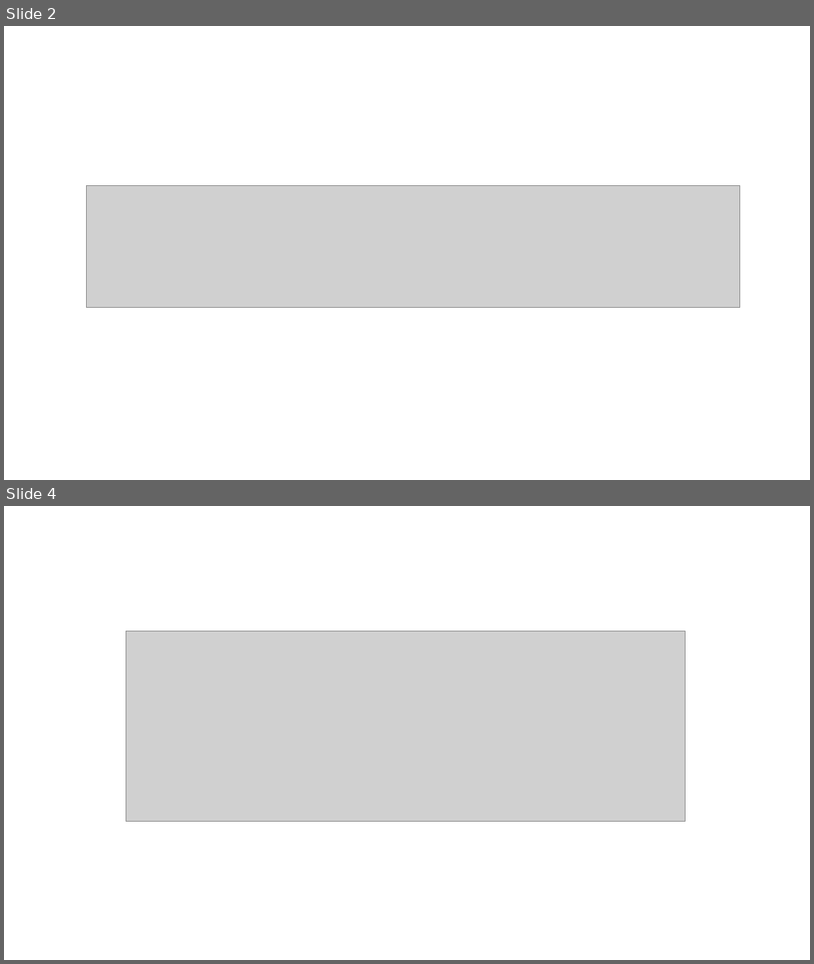
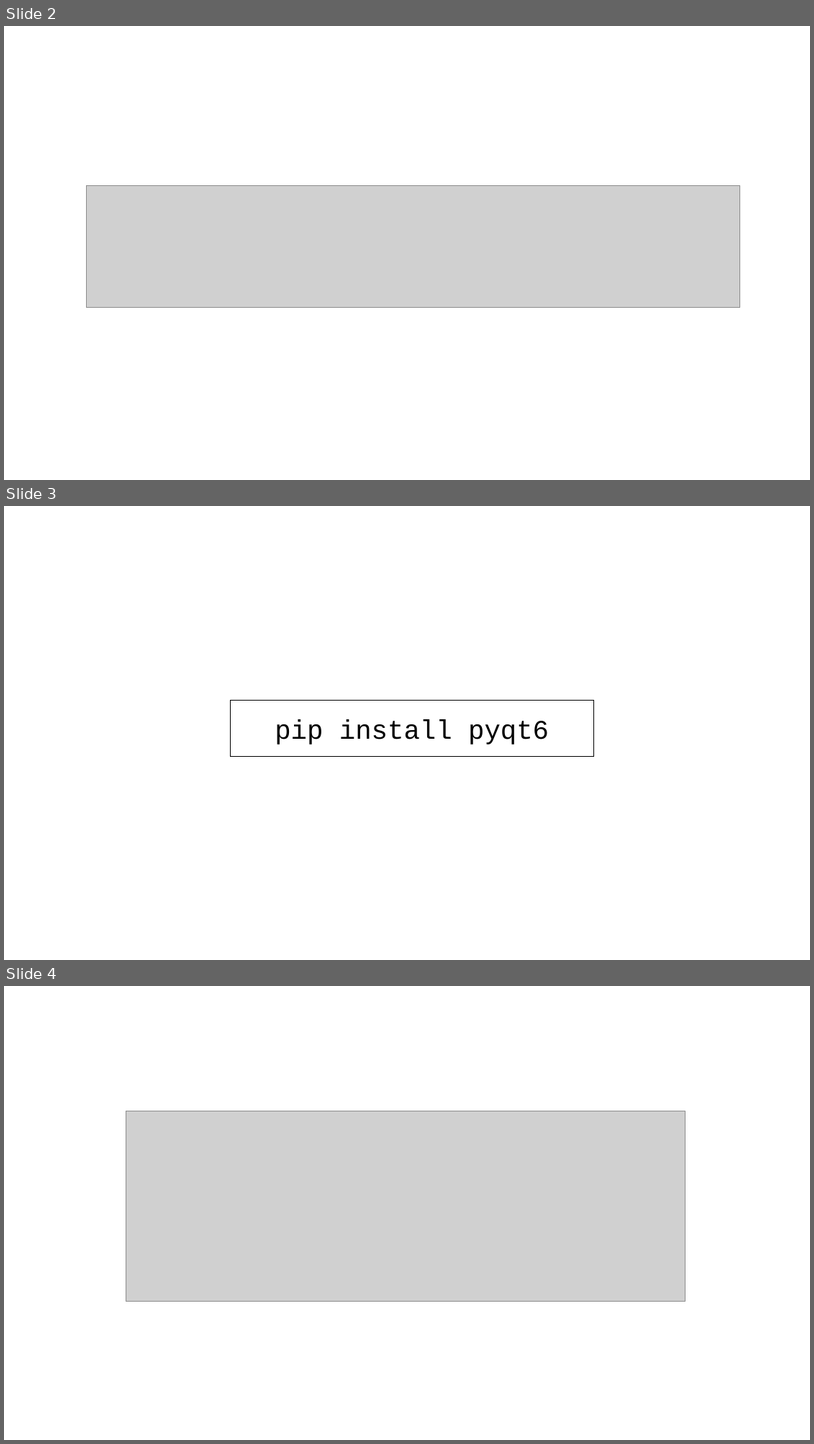
Before and after one commit to mmaleki92/python_teaching, a slide deck: gui/pyqt_start.pptx. Shown one above the other, each under a label of ours: slides 2 and 4 before the commit, slides 2, 3 and 4 after it; the slides between them are not shown. The pictures are 814x964 and 814x1444 pixels, drawn with LibreOffice and Linux fonts; fonts in the diff are those of the drawing; grey boxes stand for pictures. Boxes give left, top, right and bottom in pixels: in the first picture for what was removed or moved away, otherwise in the second. Text is boxed around its words. In the diff, an @@ line names an element or a change of style, - is before the commit and + after.

```diff
--- a/gui/pyqt_start.pptx
+++ b/gui/pyqt_start.pptx
@@ slide 3 added at <box>4,506,810,960</box>, background #FFFFFF @@
@@ rectangle added at <box>230,700,594,757</box>, fill #FFFFFF, outline #000000 1 pt, 32 pt, text #000000 @@
+pip install pyqt6
```
Also in this commit, not shown: 5 slides changed, 1 other slide added, 2 slides removed, 2 other files.
